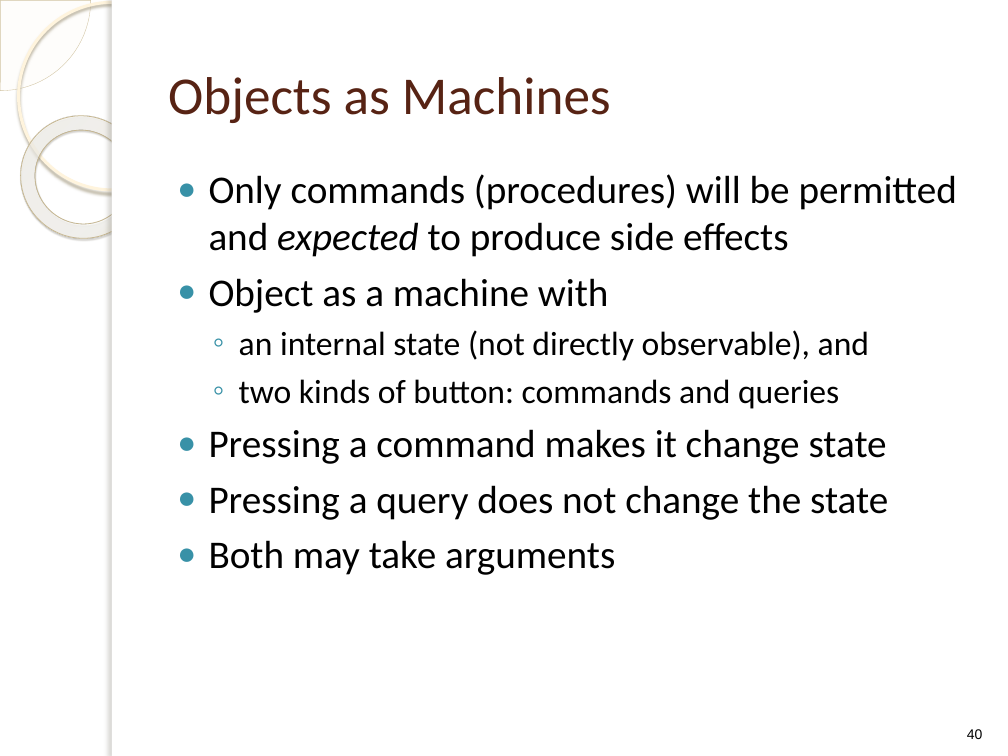
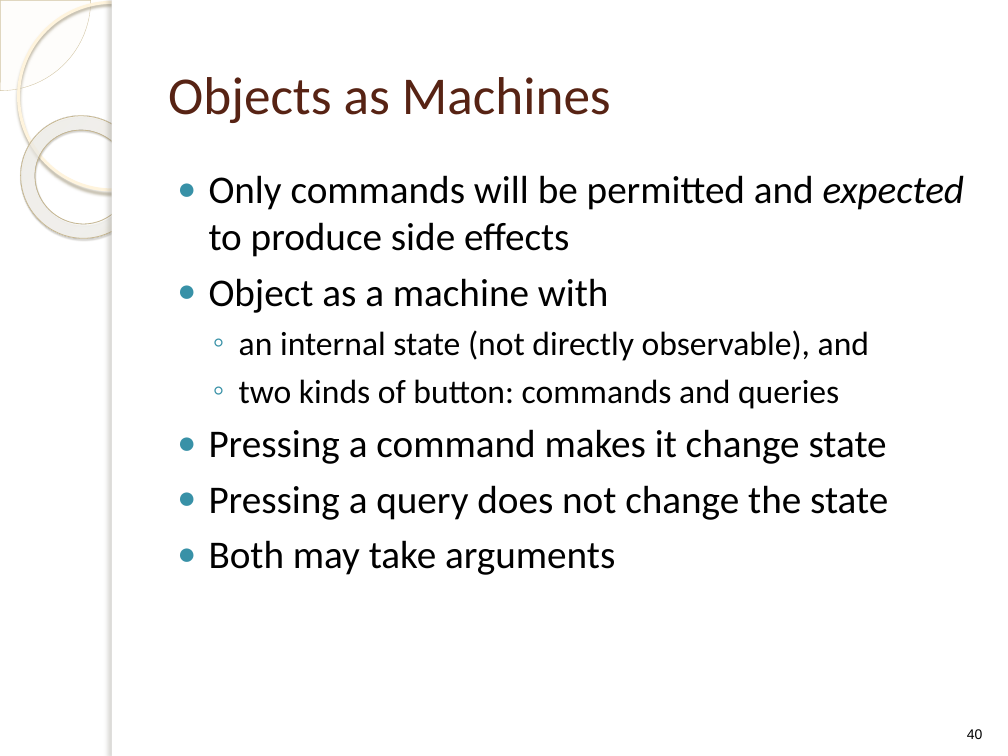
Before and after one commit to f1lm/MS-2014-Boise-State-University, a slide deck: slide 40 of Advance Software Engineering/Lecture Notes/ClassDesign.pptx. Drawn at 1008x756 pixels with LibreOffice and Linux fonts; fonts in the diff are those of the drawing; background and template pictures are left out. Boxes give left, top, right and bottom in pixels: in the first picture for what was removed or moved away, otherwise in the second. Text is boxed around its words. In the diff, an @@ line names an element or a change of style, - is before the commit and + after.

```diff
--- a/Advance Software Engineering/Lecture Notes/ClassDesign.pptx
+++ b/Advance Software Engineering/Lecture Notes/ClassDesign.pptx
@@ text at (x1=209, y1=175, x2=965, y2=257): text changed @@
-● Only commands (procedures) will be permitted and expected to produce side effects
+● Only commands will be permitted and expected to produce side effects
```
Also in this commit, not shown: 15 other slides changed, 2 slides removed.
